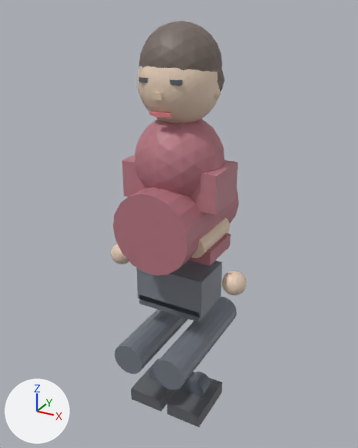
The glTF model models/npc_craig.glb: old version first, new version second.
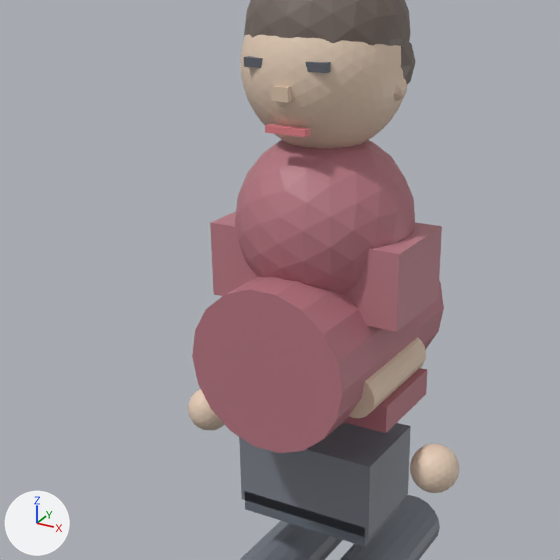
Each version appears first whole from a 50 mm lens placed at (1.105, -2.014, 2.099), pointed at (-0.015, 0.022, 1.081), and next in a close-up on the part from 5% to 83% of the width and 11% to 73% of the height. Every picture has the same lights, and +X, +Y and +Z are marked at lower left. The older version's two pictures come first. Where no turn or scale is listed for an object, it has been applied to the vertices.

In view in the first close-up: 'geometry_0'.
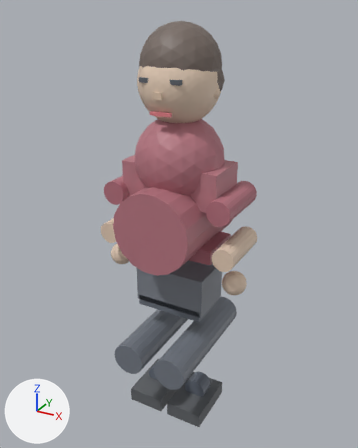
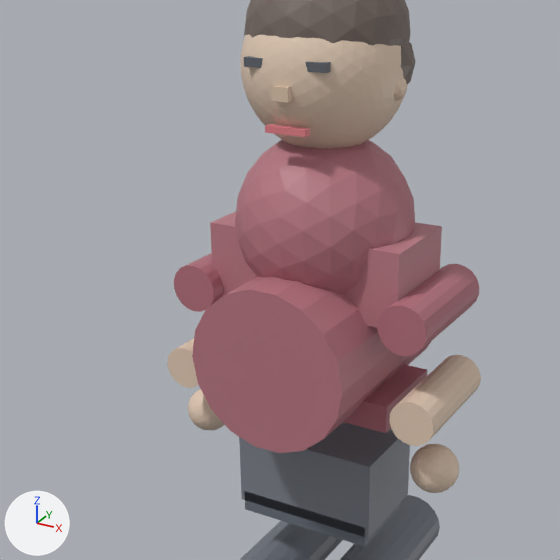
The edits, one by one:
me_geometry_0 has 1926 vertices, 3732 faces and spans x -0.39..0.39, y -0.33..0.33, z 0.0..2.04.
me_geometry_0 is used by ob_geometry_0; location (0.0, 0.0, 0.0).
me_geometry_0 part 1: the loose piece of 38 vertices spanning x -0.07..0.05, y -0.16..0.16, z 1.23..1.35 is moved by (-0.27, 0.0, -0.03).
me_geometry_0 part 2: the loose piece of 38 vertices spanning x -0.22..-0.11, y -0.17..0.13, z 1.02..1.13 is moved by (-0.15, 0.0, -0.03).
me_geometry_0 part 3: the loose piece of 38 vertices spanning x -0.05..0.07, y -0.16..0.16, z 1.23..1.35 is moved by (0.27, 0.0, -0.03).
me_geometry_0 part 4: the loose piece of 38 vertices spanning x 0.11..0.22, y -0.17..0.13, z 1.02..1.13 is moved by (0.15, 0.0, -0.03).

What differs and where, as boxes [x1, y1, x2, y2] in the close-ups (560 x 560 px; the box of a moved part takes in the faces that stretch with it):
'geometry_0', reshaped
    before: [188, 0, 459, 560]
    after: [167, 0, 481, 560]
part 1 of me_geometry_0, moved or reshaped (not visible before)
    after: [174, 253, 223, 312]
part 2 of me_geometry_0, moved or reshaped (not visible before)
    after: [167, 338, 198, 388]
part 3 of me_geometry_0, moved or reshaped (not visible before)
    after: [377, 264, 479, 356]
part 4 of me_geometry_0, moved or reshaped
    before: [349, 337, 426, 418]
    after: [389, 355, 481, 446]
